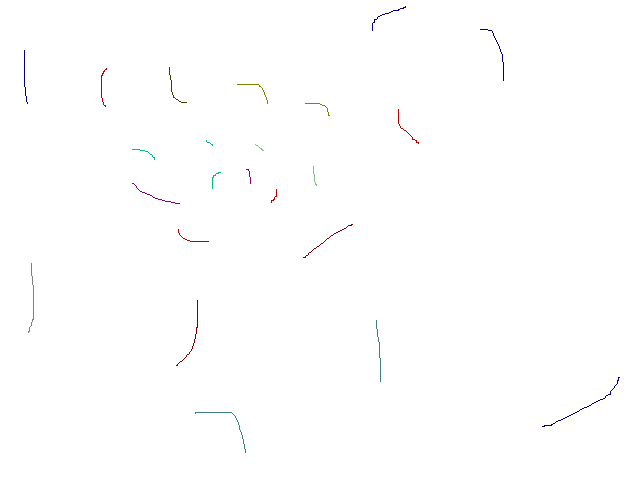
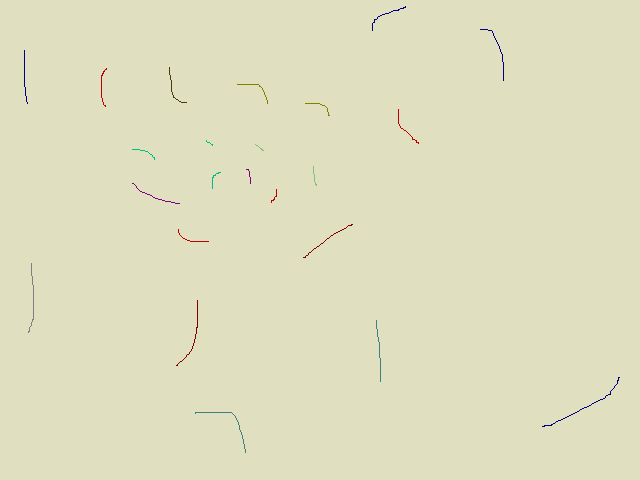
Two versions of the same layered image (640 × 480). Layer-by-layer changes:
painted on "Background" over [0, 0, 640, 480]
painted on "11_KitchenLow.png" over [0, 0, 640, 480]
